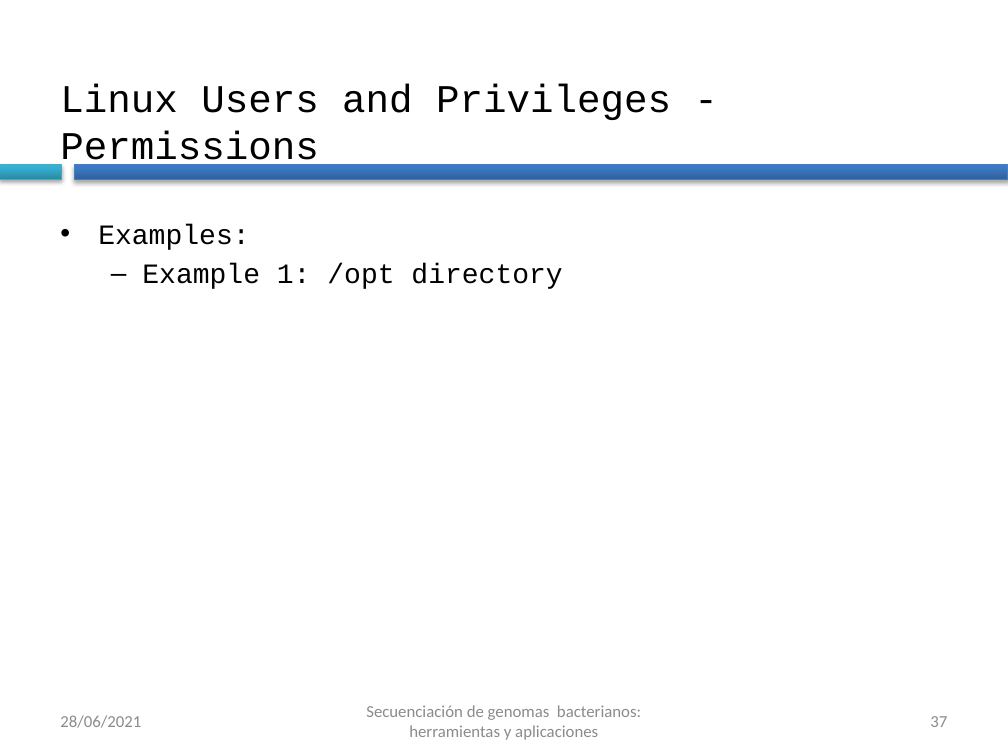
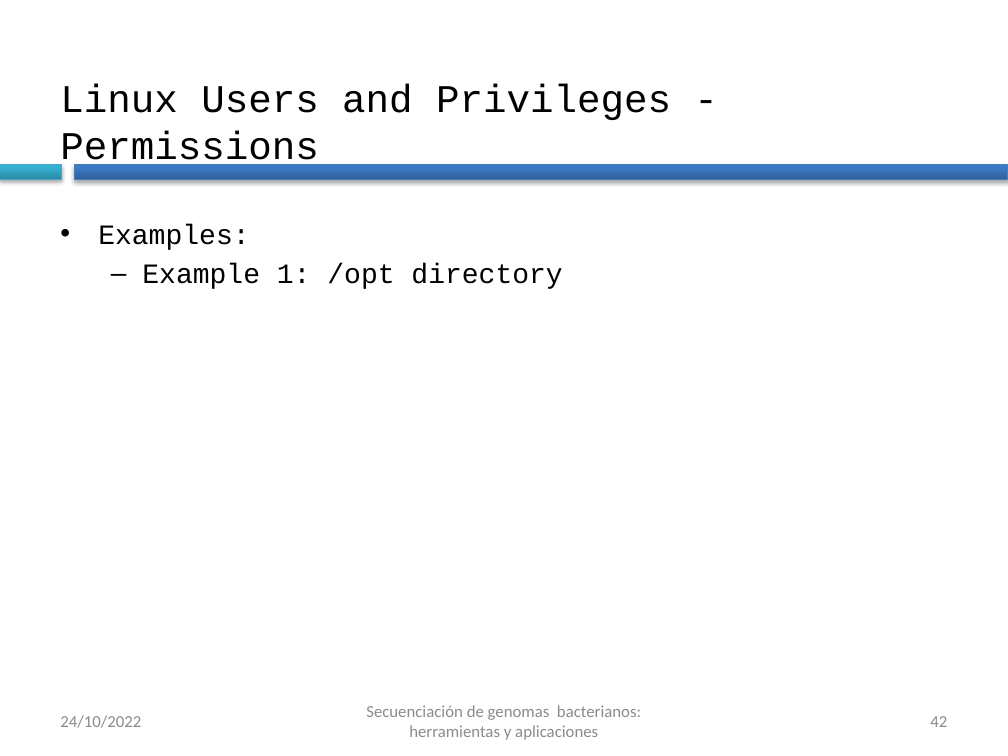
Before and after one commit to BU-ISCIII/curso_brotes_bacterianos_ngs, a slide deck: slide 42 of slides/talk2/curso_SeqGenBac_session1.2_linux.pptx (slide 37 before the commit). Drawn at 1008x756 pixels with LibreOffice and Linux fonts; fonts in the diff are those of the drawing; background and template pictures are left out. Boxes give left, top, right and bottom in pixels: in the first picture for what was removed or moved away, otherwise in the second. Text is boxed around its words. In the diff, an @@ line names an element or a change of style, - is before the commit and + after.

```diff
--- a/slides/talk2/curso_SeqGenBac_session1.2_linux.pptx
+++ b/slides/talk2/curso_SeqGenBac_session1.2_linux.pptx
@@ text at (60,715,141,728): text changed @@
-28/06/2021
+24/10/2022
@@ page number at (930,716,947,727): text changed @@
-37
+42
```
Also in this commit, not shown: 57 other slides changed, 5 slides added, 1 other file.
